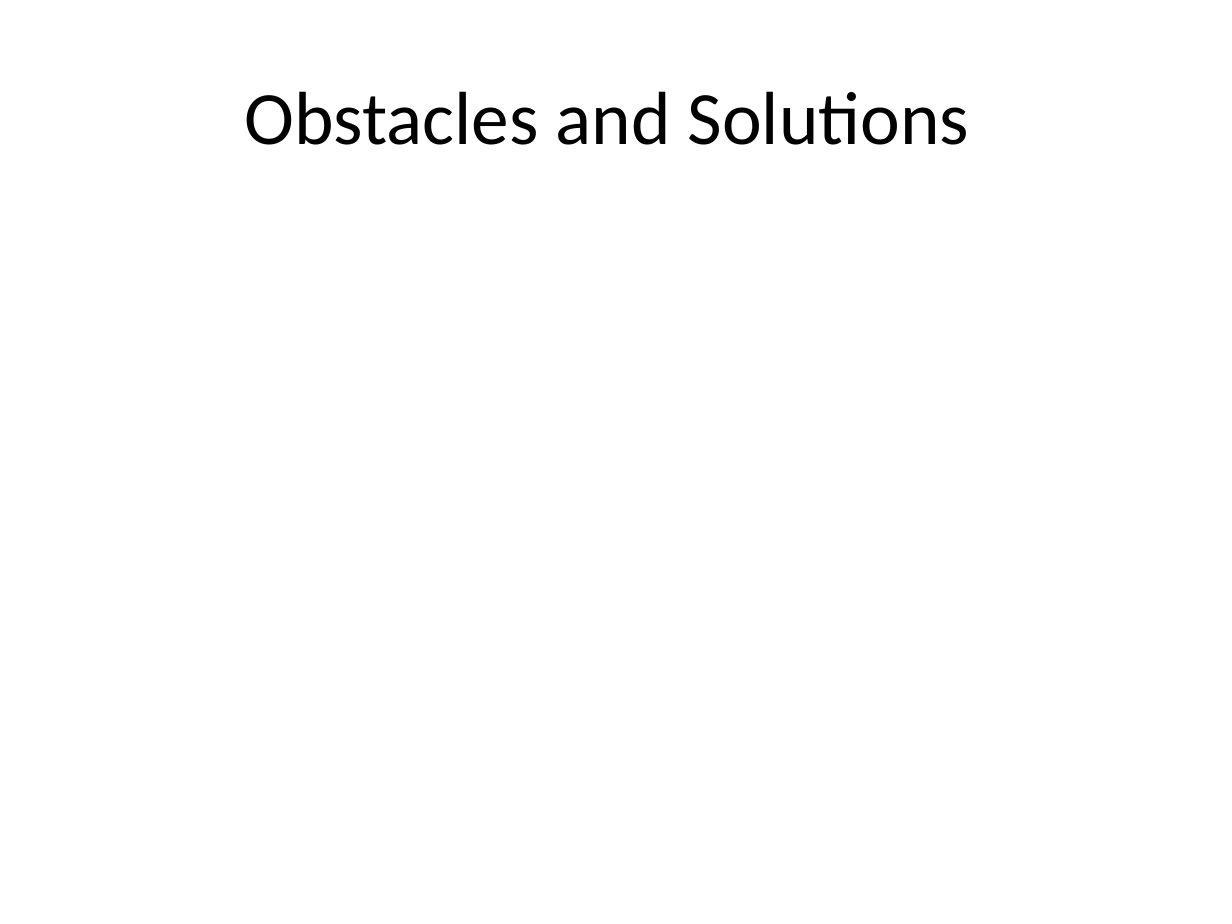
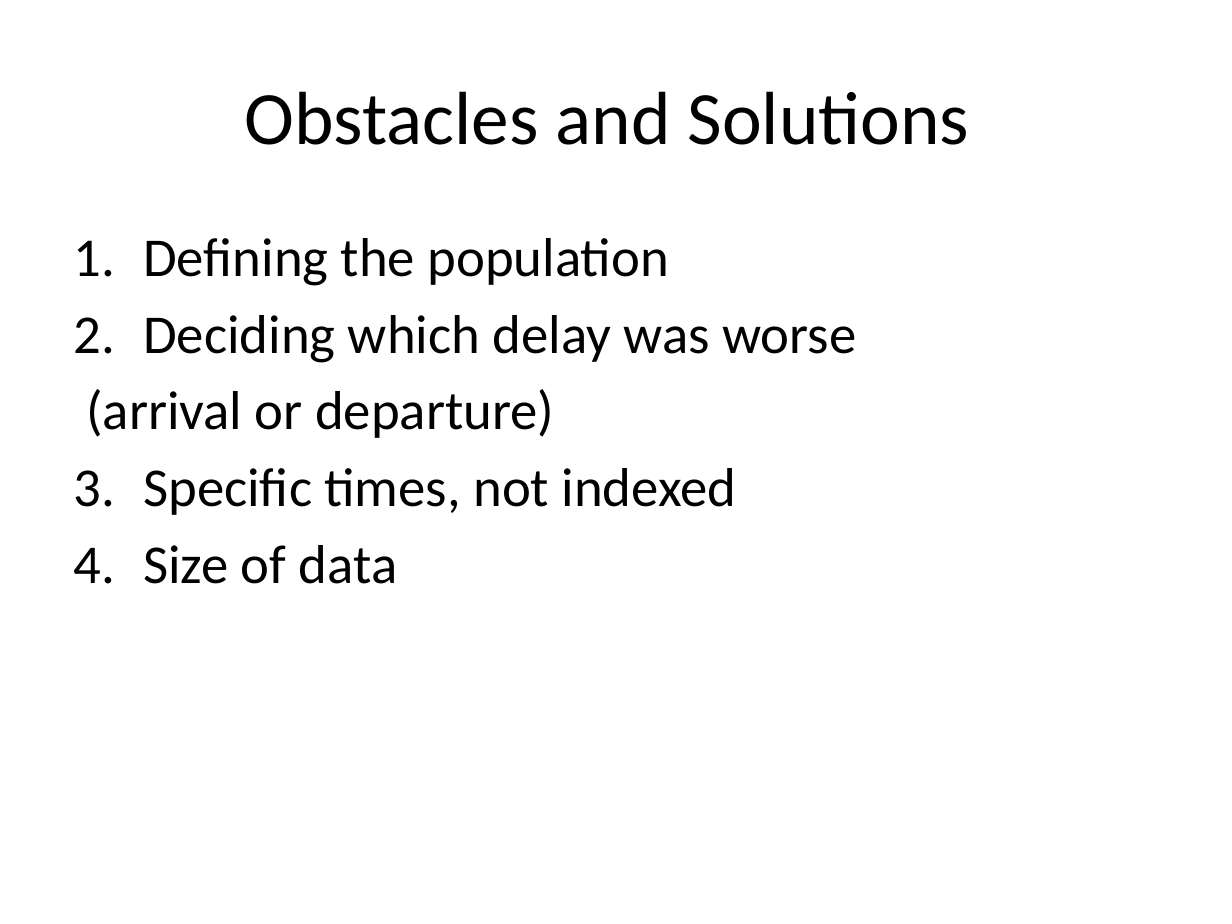
Before and after one commit to andy-olstad/POGSproj2, a slide deck: slide 7 of project_2_presentation.pptx. Drawn at 1232x924 pixels with LibreOffice and Linux fonts; fonts in the diff are those of the drawing. Boxes give left, top, right and bottom in pixels: in the first picture for what was removed or moved away, otherwise in the second. Text is boxed around its words. In the diff, an @@ line names an element or a change of style, - is before the commit and + after.

```diff
--- a/project_2_presentation.pptx
+++ b/project_2_presentation.pptx
@@ text added at [86,238,856,584], 32 pt, text #000000 @@
+1. Defining the population
+2. Deciding which delay was worse
+(arrival or departure)
+3. Specific times, not indexed
+4. Size of data
```
Also in this commit, not shown: 3 other slides changed, 1 slide added, 1 slide removed, 2 other files.
